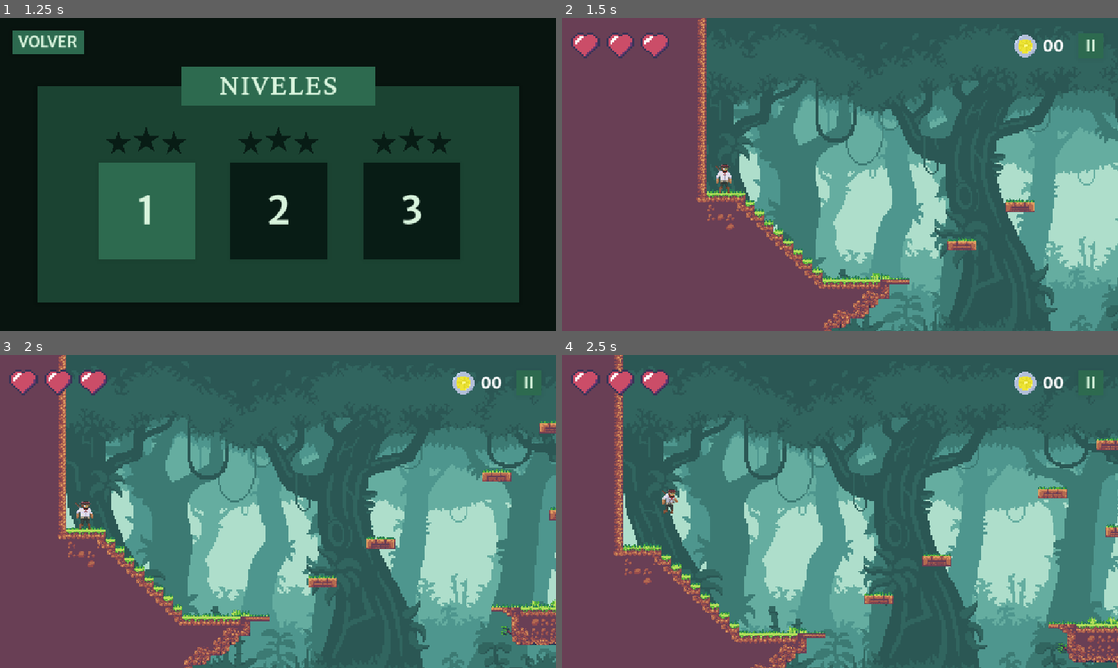
Above: before the commit, frames 1-4 (two rows, left to right).
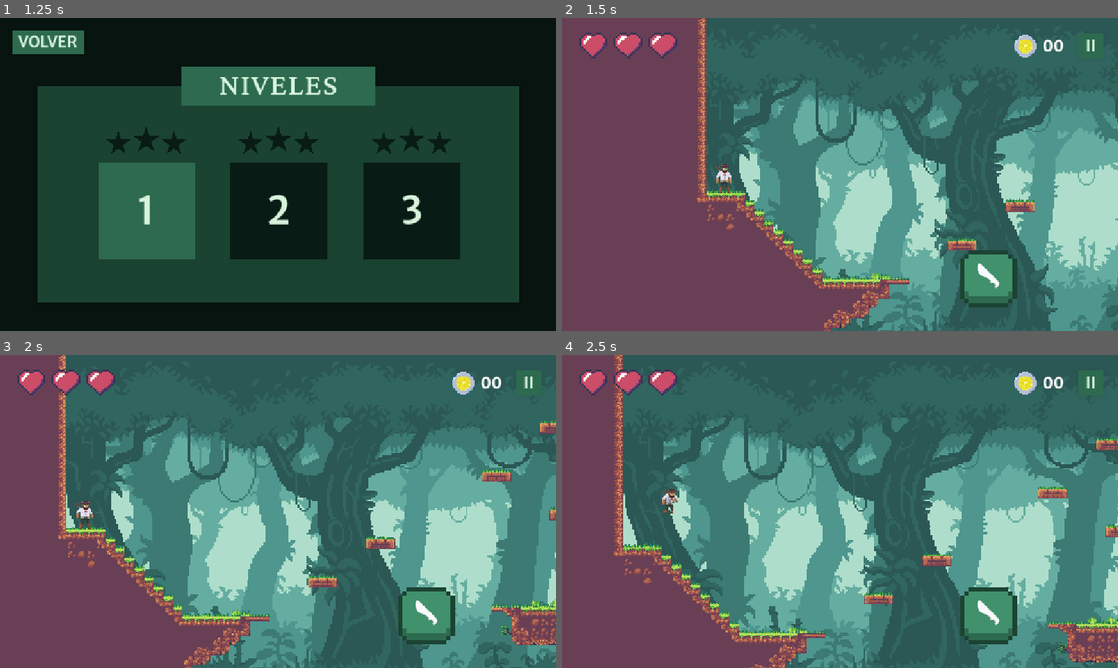
Above: after the commit, the same moments.

Repository: LYoshi02/TP-Videojuegos
Game: Godot game, scene res://pantallas/menu_principal/menu_principal.tscn
Two runs of this game, one before a commit and one after it. Both use one fixed random seed, a clock stepped at 60 frames per second and the inputs below.
Inputs (mouse positions are in pixels of both pictures, inside the frame that each line leads up to):
- Up to frame 1 (1.25 s): click "NIVELES" at 0.5 s
- Up to frame 2 (1.5 s): click "1" at 1.25 s
- Up to frame 3 (2 s): no input
- Up to frame 4 (2.5 s): move the mouse to (962, 495) at 2.02 s; press the mouse at (962, 495) at 2.03 s; hold D (derecha) from 2.03 s (still down); tap W (salto) at 2.27 s

Frame 1 is identical in both runs. In frame 2, 2.4% of the frame differs, in the area x 1-82%, y 4-93%; in frame 3, 2.5%; in frame 4, 2.6%.

Commit message:
mejorar botones de version mobile

Diff:
--- a/pantallas/pausa/pausa.tscn
+++ b/pantallas/pausa/pausa.tscn
@@ -19,6 +19,7 @@
 
 [node name="PausaPanel" type="Panel"]
 process_mode = 3
+z_index = 5
 texture_filter = 2
 anchors_preset = 15
 anchor_right = 1.0
@@ -29,6 +30,7 @@
 script = ExtResource("1_ms88c")
 
 [node name="PanelPrincipal" type="Panel" parent="."]
+z_index = 5
 layout_mode = 1
 anchors_preset = 8
 anchor_left = 0.5
@@ -44,6 +46,7 @@
 theme_override_styles/panel = SubResource("StyleBoxFlat_stvm3")
 
 [node name="Panel2" type="Panel" parent="PanelPrincipal"]
+z_index = 5
 layout_mode = 1
 anchors_preset = 5
 anchor_left = 0.5
@@ -56,6 +59,7 @@
 theme_override_styles/panel = SubResource("StyleBoxFlat_onroj")
 
 [node name="TituloPausa" parent="PanelPrincipal/Panel2" instance=ExtResource("2_eiekg")]
+z_index = 5
 layout_mode = 1
 anchors_preset = 15
 anchor_right = 1.0
@@ -68,6 +72,7 @@
 text = "PAUSA"
 
 [node name="ContenedorBotones" type="VBoxContainer" parent="PanelPrincipal"]
+z_index = 5
 layout_mode = 1
 anchors_preset = 8
 anchor_left = 0.5
@@ -83,24 +88,29 @@
 theme_override_constants/separation = 20
 
 [node name="ContinuarBoton" parent="PanelPrincipal/ContenedorBotones" instance=ExtResource("3_8watp")]
+z_index = 5
 layout_mode = 2
 text = "CONTINUAR"
 
 [node name="NivelesBoton" parent="PanelPrincipal/ContenedorBotones" instance=ExtResource("3_8watp")]
+z_index = 5
 layout_mode = 2
 text = "NIVELES"
 
 [node name="ConfiguracionBoton" parent="PanelPrincipal/ContenedorBotones" instance=ExtResource("3_8watp")]
 process_mode = 3
+z_index = 5
 layout_mode = 2
 text = "CONFIGURACION"
 
 [node name="SalirBoton" parent="PanelPrincipal/ContenedorBotones" instance=ExtResource("3_8watp")]
+z_index = 5
 layout_mode = 2
 text = "SALIR"
 
 [node name="PanelConfiguracion" parent="." instance=ExtResource("4_eiekg")]
 visible = false
+z_index = 5
 layout_mode = 1
 anchors_preset = 8
 anchor_left = 0.5
--- a/ui/hud/hud.tscn
+++ b/ui/hud/hud.tscn
@@ -6,7 +6,10 @@
 [ext_resource type="PackedScene" uid="uid://sddk5xqkdc4t" path="res://ui/boton.tscn" id="3_imuuq"]
 [ext_resource type="Texture2D" uid="uid://batb4gmhxhy0c" path="res://assets/imagenes/heart.png" id="3_o2lis"]
 [ext_resource type="PackedScene" uid="uid://8y047fvxb73e" path="res://pantallas/pausa/pausa.tscn" id="5_kwc50"]
-[ext_resource type="Texture2D" uid="uid://clf73hllkd8vu" path="res://assets/imagenes/arrow.png" id="7_o2lis"]
+[ext_resource type="Texture2D" uid="uid://cndlduy04udlm" path="res://assets/imagenes/botones/boton_flecha_izquierda.png" id="7_gfles"]
+[ext_resource type="Texture2D" uid="uid://dhc223m42qrw0" path="res://assets/imagenes/botones/boton_flecha_derecha.png" id="8_aixkq"]
+[ext_resource type="Texture2D" uid="uid://bp1yxrr28wkxf" path="res://assets/imagenes/botones/boton_flecha_arriba.png" id="9_cxhb7"]
+[ext_resource type="Texture2D" uid="uid://csmlbdfim1kbq" path="res://assets/imagenes/botones/boton_ataque.png" id="10_cxhb7"]
 
 [sub_resource type="StyleBoxEmpty" id="StyleBoxEmpty_imuuq"]
 
@@ -18,17 +21,22 @@
 
 [sub_resource type="StyleBoxEmpty" id="StyleBoxEmpty_kwc50"]
 
-[sub_resource type="StyleBoxEmpty" id="StyleBoxEmpty_o2lis"]
+[sub_resource type="StyleBoxEmpty" id="StyleBoxEmpty_cxhb7"]
 
 [sub_resource type="RectangleShape2D" id="RectangleShape2D_gfles"]
+size = Vector2(130, 130)
 
 [sub_resource type="RectangleShape2D" id="RectangleShape2D_o2lis"]
+size = Vector2(130, 130)
 
-[sub_resource type="StyleBoxEmpty" id="StyleBoxEmpty_gfles"]
+[sub_resource type="RectangleShape2D" id="RectangleShape2D_p3vm3"]
+size = Vector2(130, 130)
 
 [node name="HUD" type="CanvasLayer" node_paths=PackedStringArray("corazones")]
 script = ExtResource("1_imuuq")
 corazones = [NodePath("VidasPanel/HBoxContainer/Vida1"), NodePath("VidasPanel/HBoxContainer/Vida2"), NodePath("VidasPanel/HBoxContainer/Vida3")]
+metadata/_edit_horizontal_guides_ = [600.0]
+metadata/_edit_vertical_guides_ = [32.0, 1120.0]
 
 [node name="MonedasPanel" type="Panel" parent="."]
 anchors_preset = 1
@@ -97,6 +105,8 @@
 anchors_preset = 15
 anchor_right = 1.0
 anchor_bottom = 1.0
+offset_left = -11.5
+offset_right = 43.5
 grow_horizontal = 2
 grow_vertical = 2
 alignment = 1
@@ -116,68 +126,47 @@
 texture = ExtResource("3_o2lis")
 expand_mode = 2
 
-[node name="PausaPanel" parent="." instance=ExtResource("5_kwc50")]
-visible = false
-
 [node name="ControlesMobile" type="Panel" parent="."]
 anchors_preset = 12
 anchor_top = 1.0
 anchor_right = 1.0
 anchor_bottom = 1.0
+offset_left = 16.0
+offset_top = -176.0
+offset_right = -32.0
+offset_bottom = -48.0
 grow_horizontal = 2
 grow_vertical = 0
+theme_override_styles/panel = SubResource("StyleBoxEmpty_cxhb7")
 
-[node name="Panel" type="Panel" parent="ControlesMobile"]
-layout_mode = 1
-anchors_preset = 2
-anchor_top = 1.0
-anchor_bottom = 1.0
-offset_left = 30.0
-offset_top = -223.0
-offset_right = 459.0
-offset_bottom = -21.0
-grow_vertical = 0
-theme_override_styles/panel = SubResource("StyleBoxEmpty_o2lis")
-
-[node name="LeftArrow" type="TouchScreenButton" parent="ControlesMobile/Panel"]
-position = Vector2(33, 31)
-scale = Vector2(9.85851, 9.93614)
-texture_normal = ExtResource("7_o2lis")
+[node name="FlechaIzquierda" type="TouchScreenButton" parent="ControlesMobile"]
+position = Vector2(16, 9)
+texture_normal = ExtResource("7_gfles")
 shape = SubResource("RectangleShape2D_gfles")
 action = "izquierda"
 visibility_mode = 1
 
-[node name="RightArrow" type="TouchScreenButton" parent="ControlesMobile/Panel"]
-position = Vector2(392, 169)
-rotation = -3.14159
-scale = Vector2(9.85851, 9.93614)
-texture_normal = ExtResource("7_o2lis")
+[node name="FlechaDerecha" type="TouchScreenButton" parent="ControlesMobile"]
+position = Vector2(192, 8)
+texture_normal = ExtResource("8_aixkq")
 shape = SubResource("RectangleShape2D_o2lis")
 action = "derecha"
 visibility_mode = 1
 
-[node name="Panel2" type="Panel" parent="ControlesMobile"]
-layout_mode = 1
-anchors_preset = 3
-anchor_left = 1.0
-anchor_top = 1.0
-anchor_right = 1.0
-anchor_bottom = 1.0
-offset_left = -237.0
-offset_top = -223.0
-offset_right = -29.0
-offset_bottom = -15.0
-grow_horizontal = 0
-grow_vertical = 0
-theme_override_styles/panel = SubResource("StyleBoxEmpty_gfles")
-
-[node name="UpArrow" type="TouchScreenButton" parent="ControlesMobile/Panel2"]
-position = Vector2(173, 34)
-rotation = 1.5708
-scale = Vector2(9.85851, 9.93614)
-texture_normal = ExtResource("7_o2lis")
+[node name="Salto" type="TouchScreenButton" parent="ControlesMobile"]
+position = Vector2(984, 8)
+texture_normal = ExtResource("9_cxhb7")
 shape = SubResource("RectangleShape2D_gfles")
 action = "salto"
 visibility_mode = 1
 
+[node name="Ataque" type="TouchScreenButton" parent="ControlesMobile"]
+position = Vector2(808, 8)
+texture_normal = ExtResource("10_cxhb7")
+shape = SubResource("RectangleShape2D_p3vm3")
+action = "ataque"
+
+[node name="PausaPanel" parent="." instance=ExtResource("5_kwc50")]
+visible = false
+
 [connection signal="pressed" from="BotonPausa" to="." method="_on_boton_pausa_pressed"]
Binary file added: assets/imagenes/botones/boton_ataque.png
Not shown, added: assets/imagenes/botones/boton_ataque.png.import
Binary file added: assets/imagenes/botones/boton_flecha_arriba.png
Not shown, added: assets/imagenes/botones/boton_flecha_arriba.png.import
Binary file added: assets/imagenes/botones/boton_flecha_derecha.png
Not shown, added: assets/imagenes/botones/boton_flecha_derecha.png.import
Binary file added: assets/imagenes/botones/boton_flecha_izquierda.png
Not shown, added: assets/imagenes/botones/boton_flecha_izquierda.png.import
Not shown: 1 places in ui/hud/hud.tscn that only renumber resources
